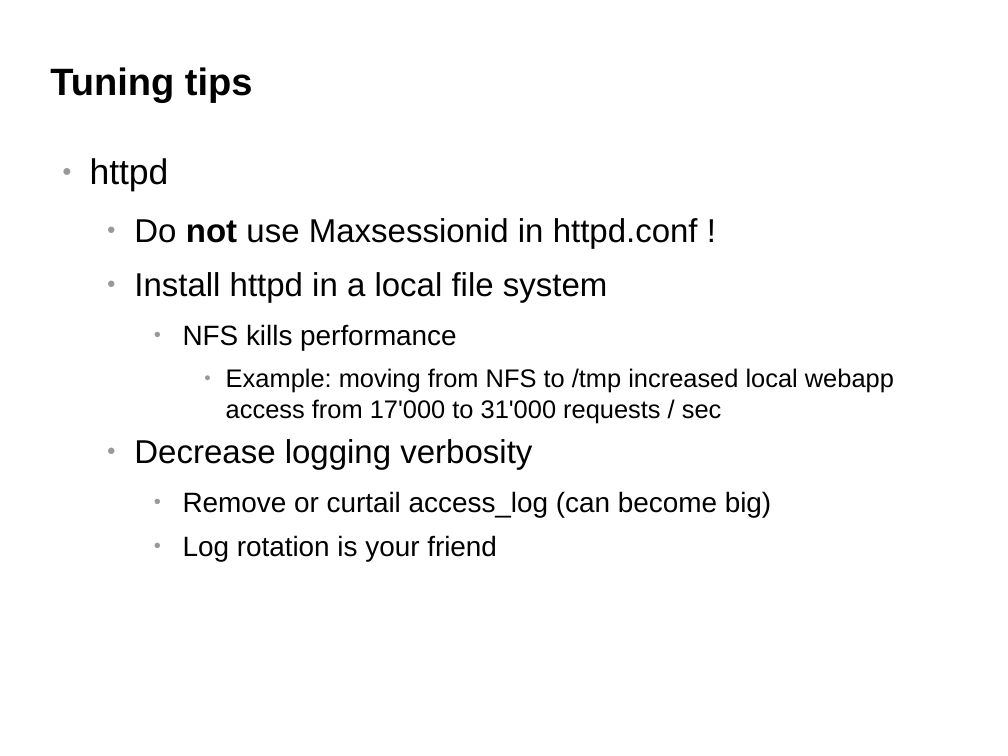
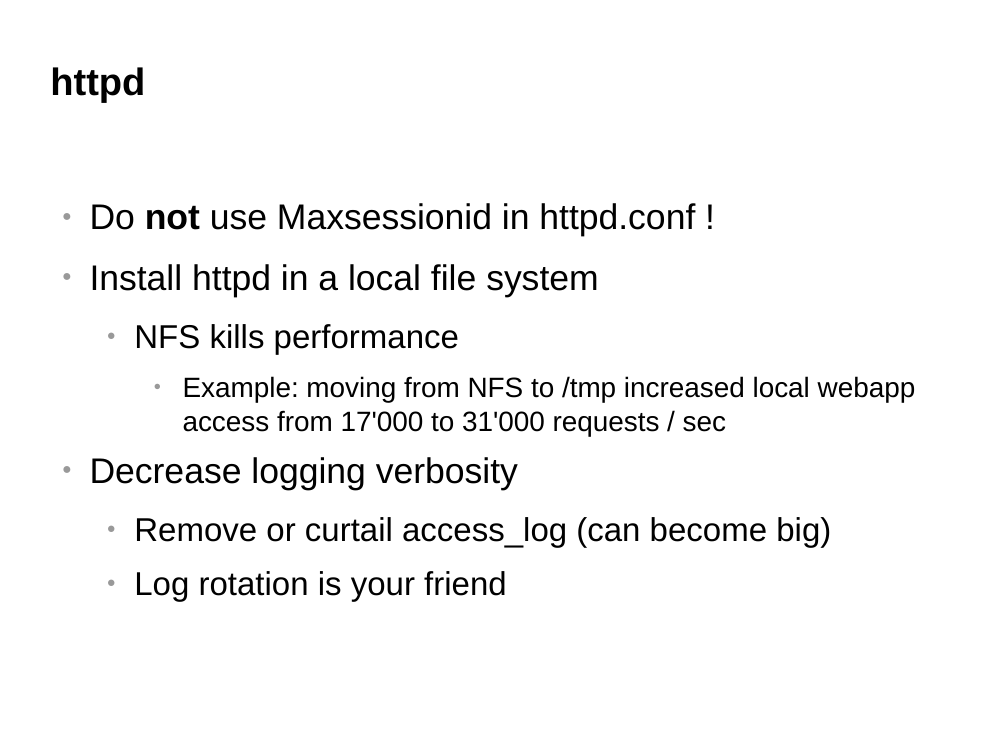
Before and after one commit to belaban/SessionPerf, a slide deck: slide 31 of docs/jbw2012.odp (slide 32 before the commit). Drawn at 1008x756 pixels with LibreOffice and Linux fonts; fonts in the diff are those of the drawing; background and template pictures are left out. Boxes give left, top, right and bottom in pixels: in the first picture for what was removed or moved away, otherwise in the second. Text is boxed around its words. In the diff, an @@ line names an element or a change of style, - is before the commit and + after.

```diff
--- a/docs/jbw2012.odp
+++ b/docs/jbw2012.odp
@@ title at (x1=50, y1=67, x2=145, y2=103): text changed @@
-Tuning tips
+httpd
@@ text "Do not use Maxsessionid in ..." moved from (x1=90, y1=158, x2=894, y2=561) to (x1=90, y1=203, x2=916, y2=601) @@
@@ text "Do not use Maxsessionid in ..." at (x1=90, y1=203, x2=916, y2=601): size 26 to 28 pt in "Do not use Maxsessionid in httpd.conf !", "Install httpd in a local file system", "Decrease logging verbosity"; size 22 to 26 pt in "NFS kills performance", "Remove or curtail access_log (can become big)", "Log rotation is your friend"; size 20 to 22 pt in "Example: moving from NFS to /tmp increased ..."; list level 2 to 1 in "Do not use Maxsessionid in ..."; list level 2 to 1 in "Install httpd in a local ..."; list level 3 to 2 in "NFS kills performance"; list level 4 to 3 in "Example: moving from NFS to ..."; list level 2 to 1 in "Decrease logging verbosity"; list level 3 to 2 in "Remove or curtail access_log (can ..."; list level 3 to 2 in "Log rotation is your friend" @@
@@ text at (x1=90, y1=158, x2=169, y2=192): paragraph removed @@
-● httpd
```
Also in this commit, not shown: 8 other slides changed, 1 slide added, 1 slide removed, 3 other files.
